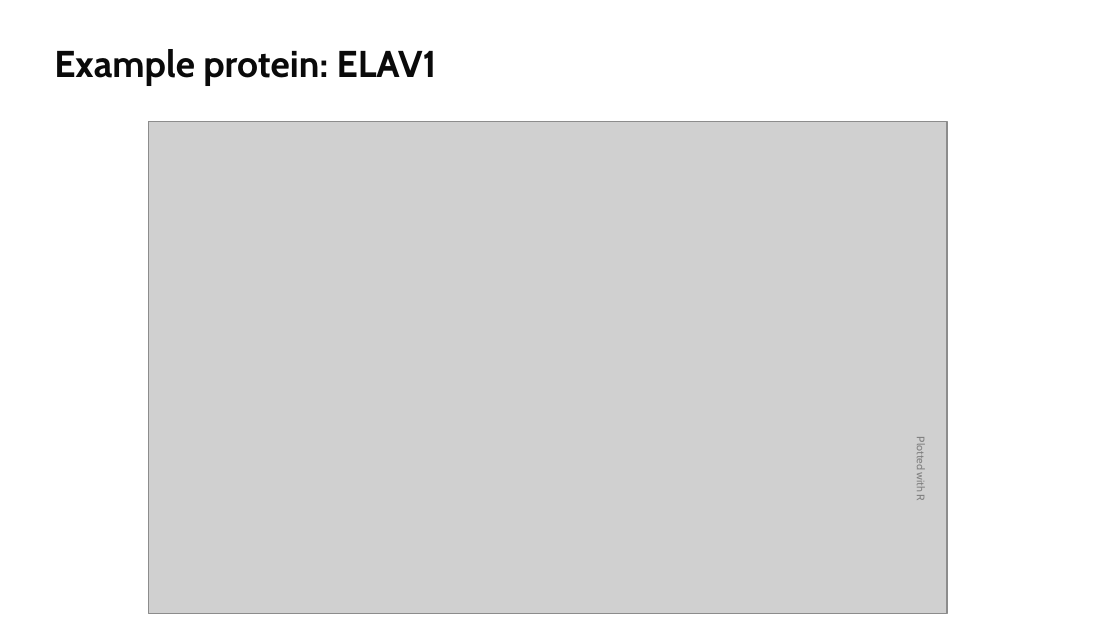
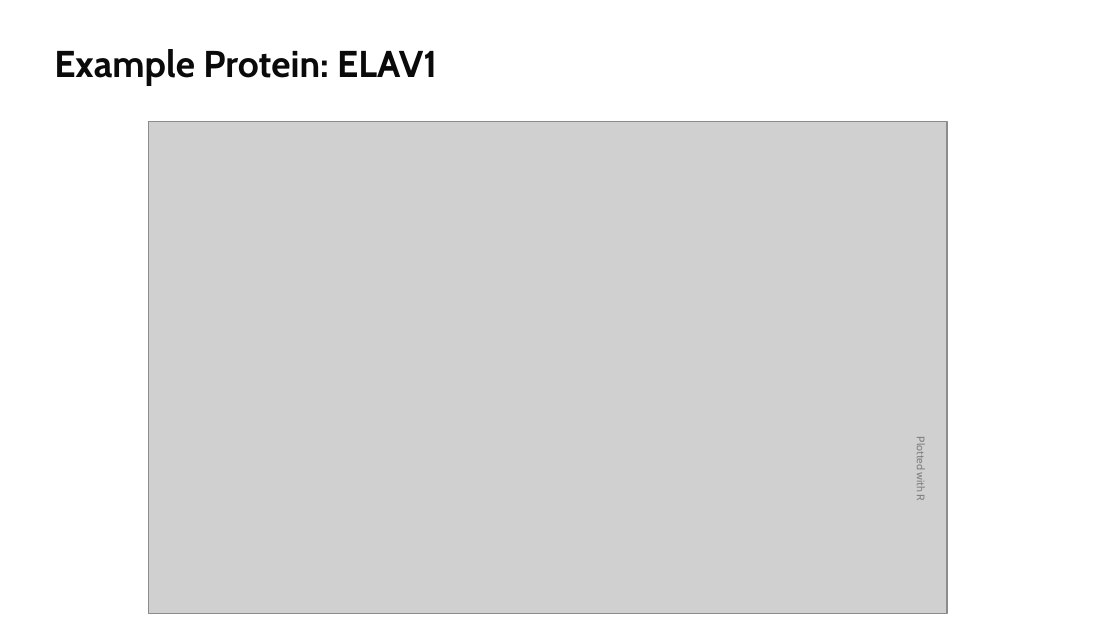
Before and after one commit to datascience-mobi-2022/2022-topic-03-team-02, a slide deck: slide 4 of projectproposal/PP.pptx. Drawn at 1120x630 pixels with LibreOffice and Linux fonts; fonts in the diff are those of the drawing; grey boxes stand for pictures. Boxes give left, top, right and bottom in pixels: in the first picture for what was removed or moved away, otherwise in the second. Text is boxed around its words. In the diff, an @@ line names an element or a change of style, - is before the commit and + after.

```diff
--- a/projectproposal/PP.pptx
+++ b/projectproposal/PP.pptx
@@ text at box(54, 49, 437, 86): text changed @@
-Example protein: ELAV1
+Example Protein: ELAV1
```
Also in this commit, not shown: 2 other slides changed.
